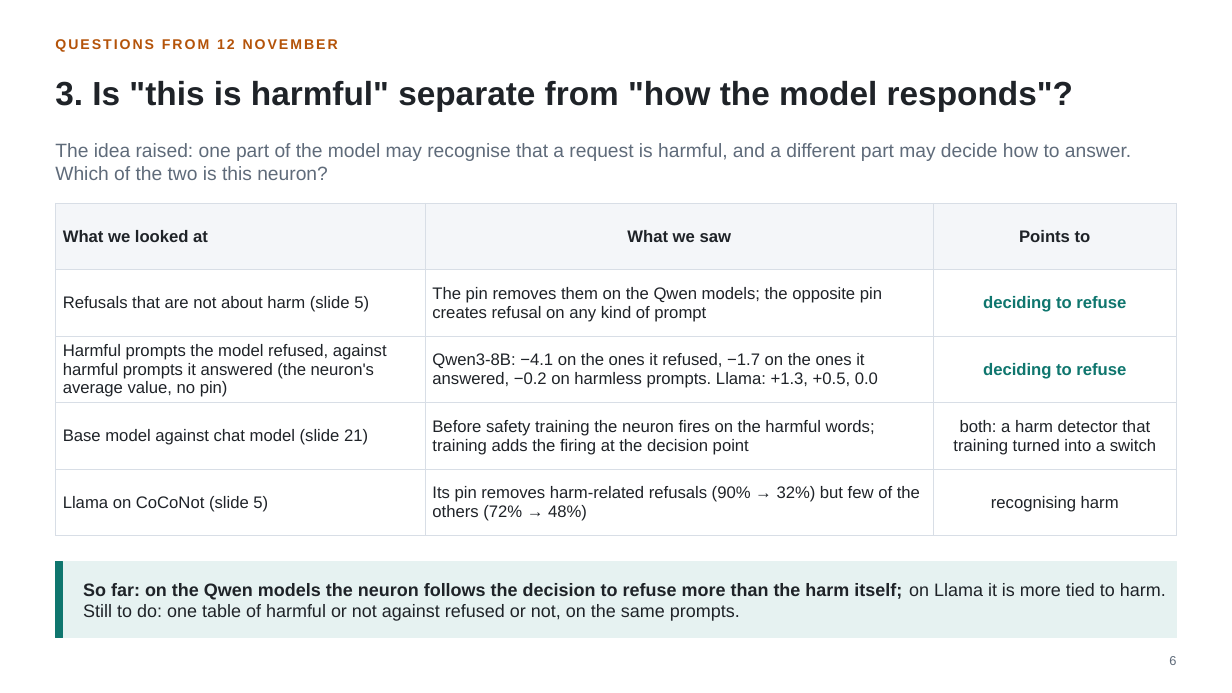
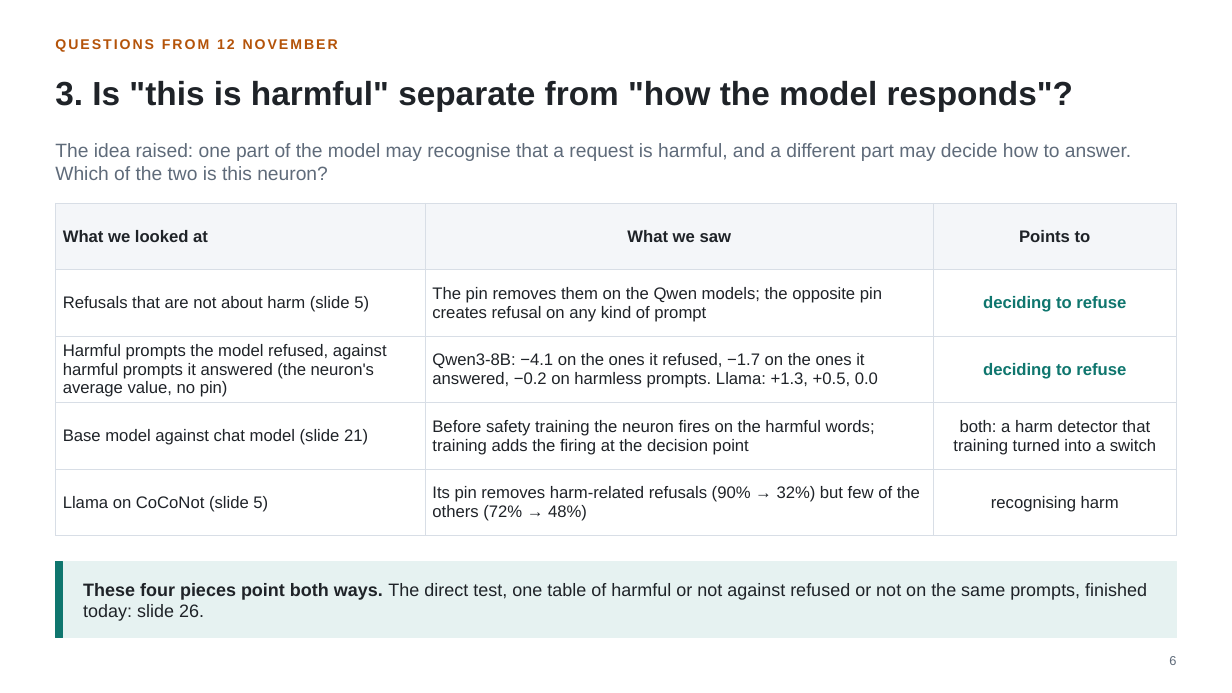
Before and after one commit to fjoad/refusal-neurons, a slide deck: slide 6 of slides/refusal_neurons_2026-11-17.pptx. Drawn at 1232x693 pixels with LibreOffice and Linux fonts; fonts in the diff are those of the drawing. Boxes give left, top, right and bottom in pixels: in the first picture for what was removed or moved away, otherwise in the second. Text is boxed around its words. In the diff, an @@ line names an element or a change of style, - is before the commit and + after.

```diff
--- a/slides/refusal_neurons_2026-11-17.pptx
+++ b/slides/refusal_neurons_2026-11-17.pptx
@@ text at box(83, 583, 1147, 621): text changed @@
-So far: on the Qwen models the neuron follows the decision to refuse more than the harm itself; on Llama it is more tied to harm. Still to do: one table of harmful or not against refused or not, on the same prompts.
+These four pieces point both ways. The direct test, one table of harmful or not against refused or not on the same prompts, finished today: slide 26.
```
Also in this commit, not shown: 2 other slides changed, 2 slides added, 3 other files.
